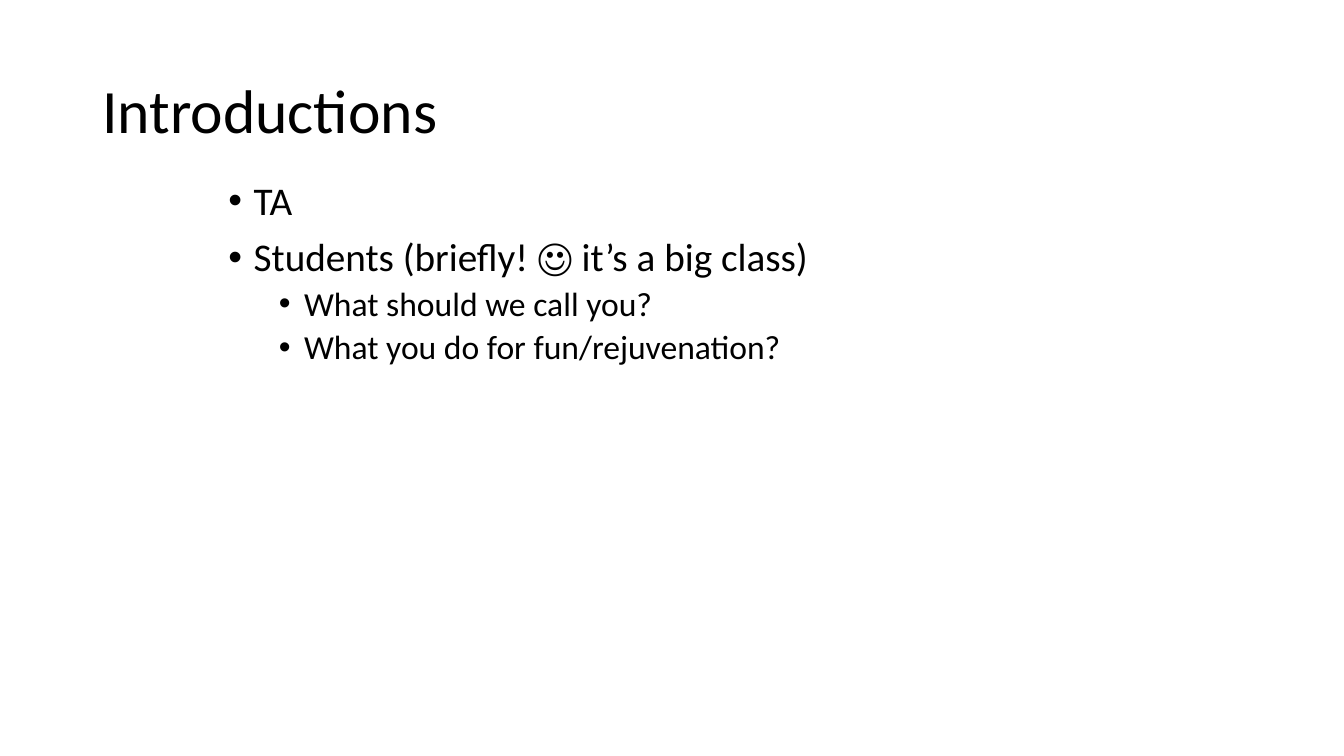
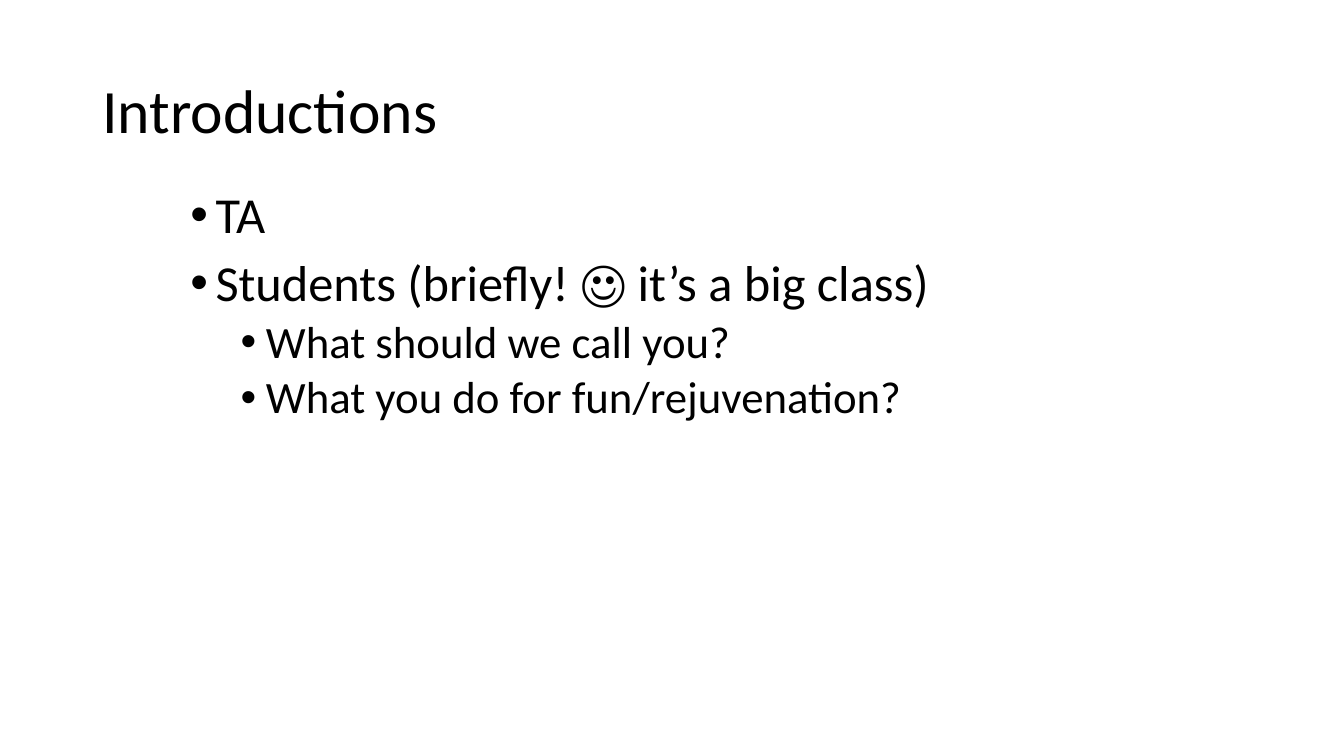
Before and after one commit to RHIT-CSSE/csse220, a slide deck: slide 8 of ClassMaterials/JavaIntro/Slides/InstructorIntro.pptx. Drawn at 1344x756 pixels with LibreOffice and Linux fonts; fonts in the diff are those of the drawing. Boxes give left, top, right and bottom in pixels: in the first picture for what was removed or moved away, otherwise in the second. Text is boxed around its words. In the diff, an @@ line names an element or a change of style, - is before the commit and + after.

Commit message:
minor tweaks to intro slides

```diff
--- a/ClassMaterials/JavaIntro/Slides/InstructorIntro.pptx
+++ b/ClassMaterials/JavaIntro/Slides/InstructorIntro.pptx
@@ text "TA": place and size @@
-text "TA" at (254,190,808,365)
+text "TA" at (216,200,929,421)
@@ text "TA" at (216,200,929,421): size 28 to 36 pt in "TA", "Students (briefly! ☺ it’s a big class)"; size 24 to 32 pt in "What should we call you?", "What you do for fun/rejuvenation?" @@
```
Also in this commit, not shown: 3 other slides changed, 1 other file.
